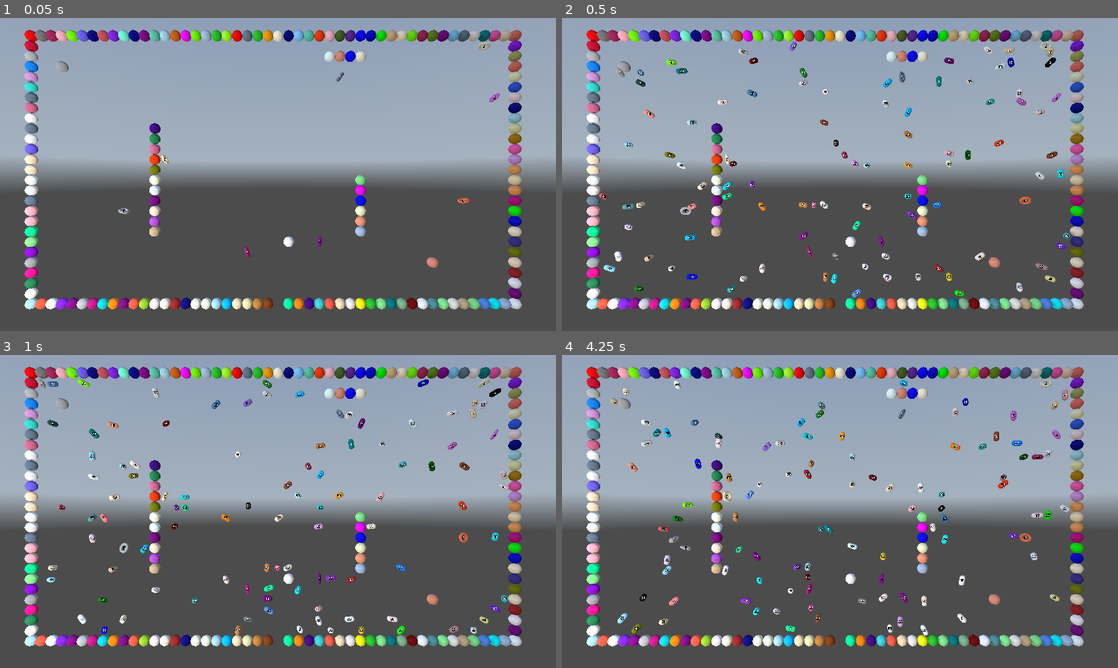
Above: before the commit, frames 1-4 (two rows, left to right).
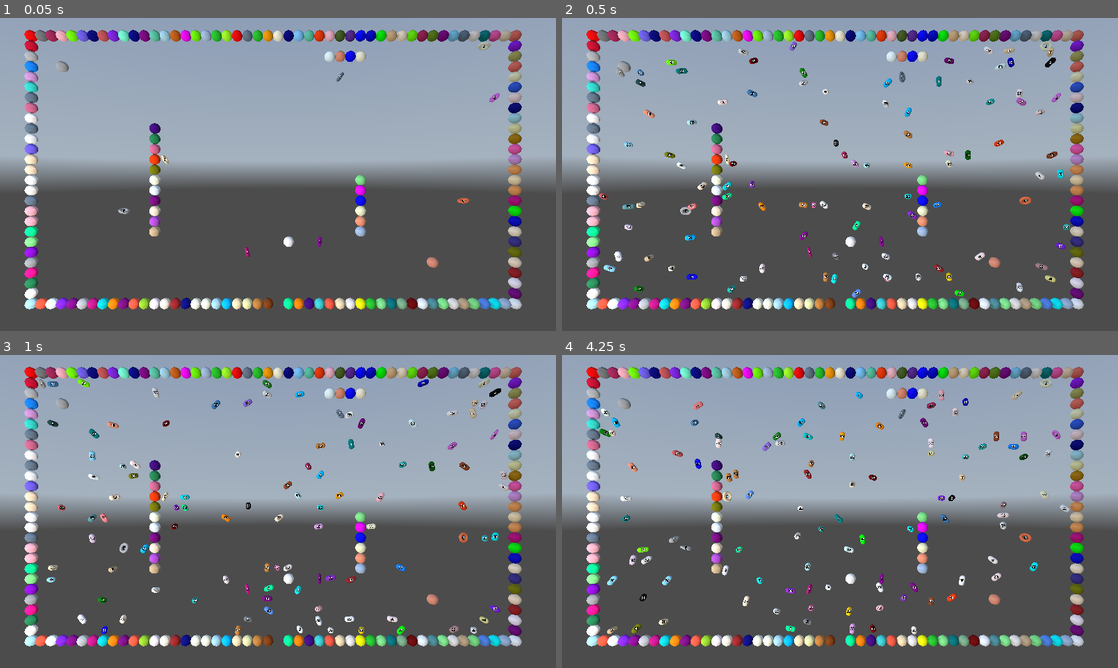
Above: after the commit, the same moments.

Repository: kasworld/gd4snakebyte3d
Game: Godot game, scene res://main.tscn
The game is run twice, just before and just after one commit, with the same random seed, the same clock (stepped at 60 frames per second) and the same inputs. A sky picture missing from this copy of the repository is replaced by a grey-blue gradient.
Inputs (mouse positions are in pixels of both pictures, inside the frame that each line leads up to):
- Up to frame 1 (0.05 s): no input
- Up to frame 2 (0.5 s): no input
- Up to frame 3 (1 s): tap Enter at 0.5 s; move the mouse to (400, 495) at 0.52 s; click (400, 495) at 0.67 s
- Up to frame 4 (4.25 s): move the mouse to (728, 527) at 1.27 s; click (728, 527) at 1.42 s; move the mouse to (895, 442) at 2.02 s; click (895, 442) at 2.17 s; move the mouse to (812, 574) at 2.77 s; click (812, 574) at 2.92 s; move the mouse to (1006, 558) at 3.52 s; click (1006, 558) at 3.67 s

Frame 1 is identical in both runs. In frame 2, less than 0.1% of the frame differs, in the area x 90-92%, y 65-71%; in frame 3, less than 0.1%; in frame 4, 2.9%, in the area x 6-92%, y 6-91%.

Commit message:
plum move complete

Diff:
--- a/plum.gd
+++ b/plum.gd
@@ -75,13 +75,6 @@
 	var new_dict = find_new_dir(pos2d, move_dir)
 	if field_get(pos2d, new_dict.move) == null : # 이동 가능
 		pos2d = pos2d + Dir8Lib.Dir2Vt[new_dict.move]
-		if move_dir != new_dict.dir:
-			if not Dir8Lib.IsDiagonal(move_dir):
-				move_dir = Dir8Lib.DiagonalList.pick_random()
-			else:
-				move_dir = new_dict.dir
-	else:
-		print_debug(self)
-		move_dir = Dir8Lib.Dir.values().pick_random()
+	move_dir = new_dict.dir
 	field.move(old_pos2d,pos2d)
 	position = get_pos3d()
